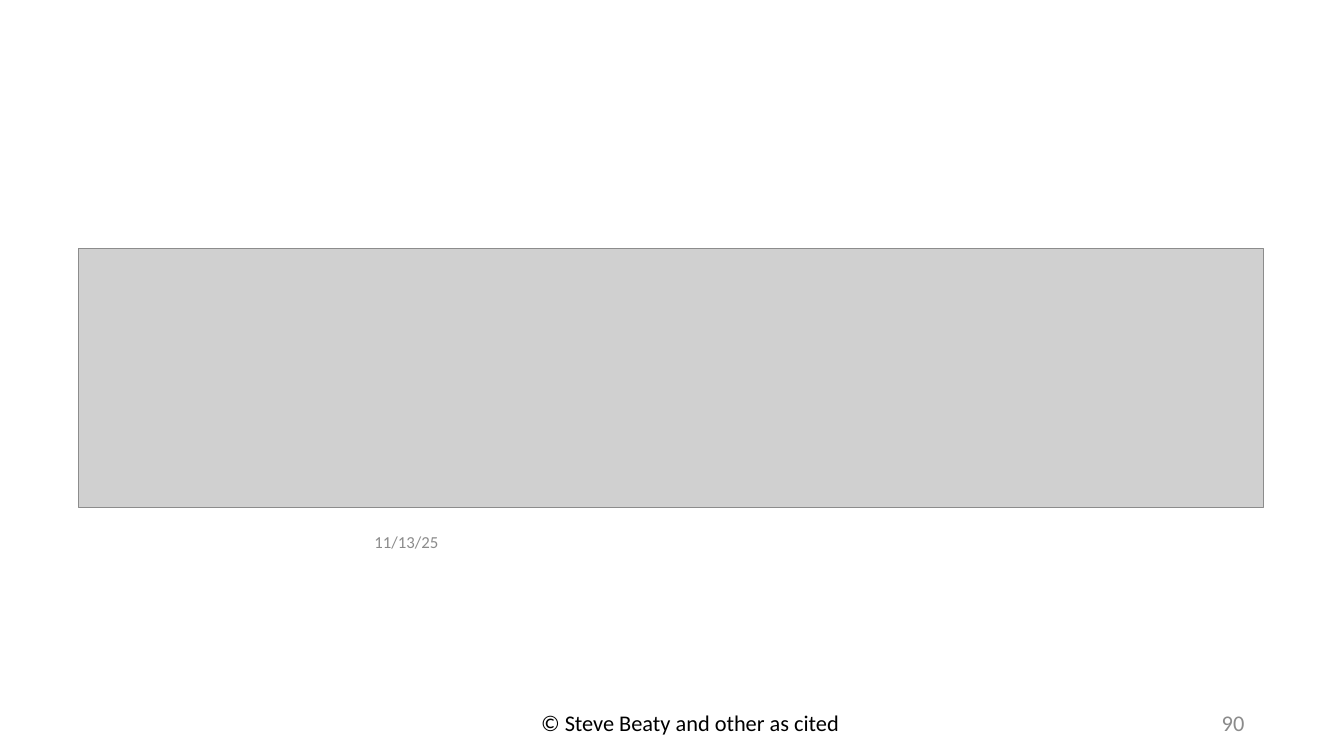
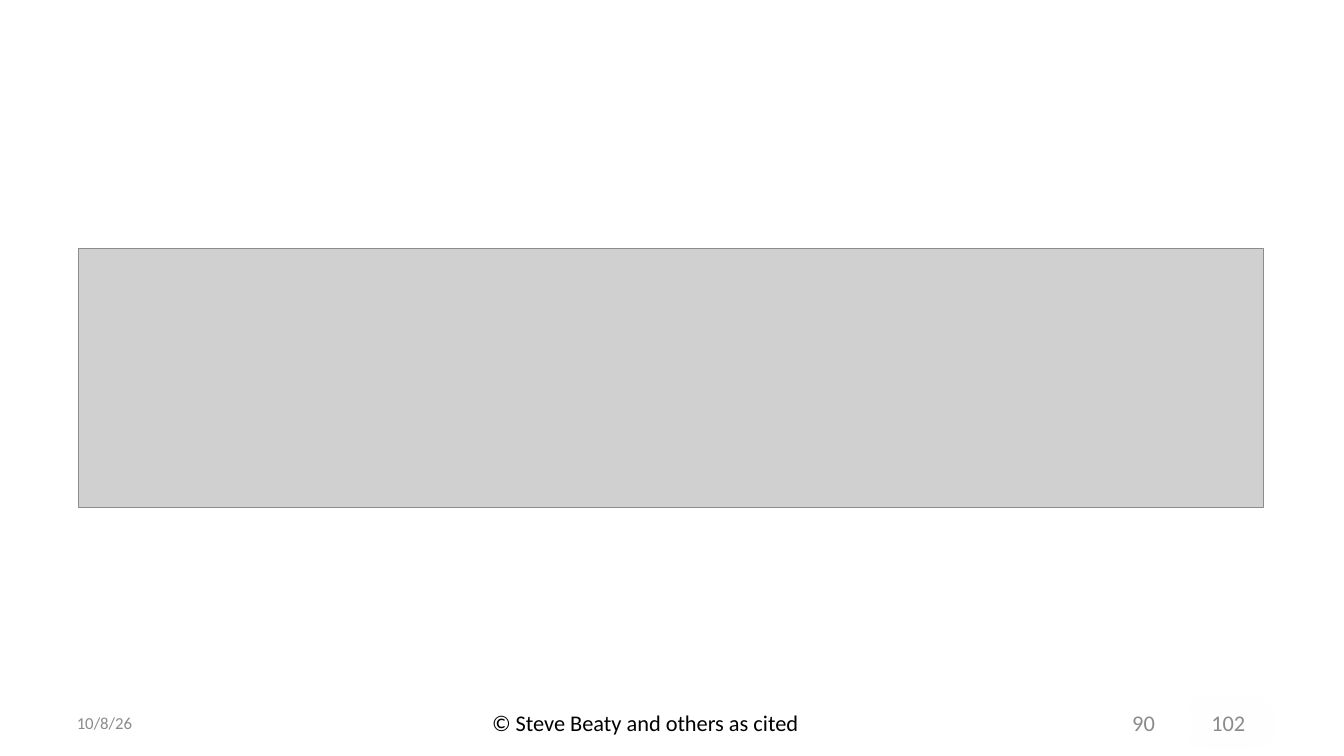
Before and after one commit to drb80/WebAppDev, a slide deck: slide 90 of Slides/Chapter06.pptx. Drawn at 1344x756 pixels with LibreOffice and Linux fonts; fonts in the diff are those of the drawing; grey boxes stand for pictures; background and template pictures are left out. Boxes give left, top, right and bottom in pixels: in the first picture for what was removed or moved away, otherwise in the second. Text is boxed around its words. In the diff, an @@ line names an element or a change of style, - is before the commit and + after.

```diff
--- a/Slides/Chapter06.pptx
+++ b/Slides/Chapter06.pptx
@@ text removed at <box>374,536,438,549</box> @@
-11/13/25
@@ text added at <box>77,717,132,730</box>, 12 pt, text #8C8C8C @@
+10/8/26
@@ text at <box>516,715,798,735</box>: text changed @@
-© Steve Beaty and other as cited
+© Steve Beaty and others as cited
@@ page number: place and size @@
-page number at <box>1222,716,1245,731</box>
+page number at <box>1132,716,1155,731</box>
@@ text added at <box>1211,716,1245,731</box>, 16 pt, text #8C8C8C @@
+102
```
Also in this commit, not shown: 101 other slides changed, 8 other files.
